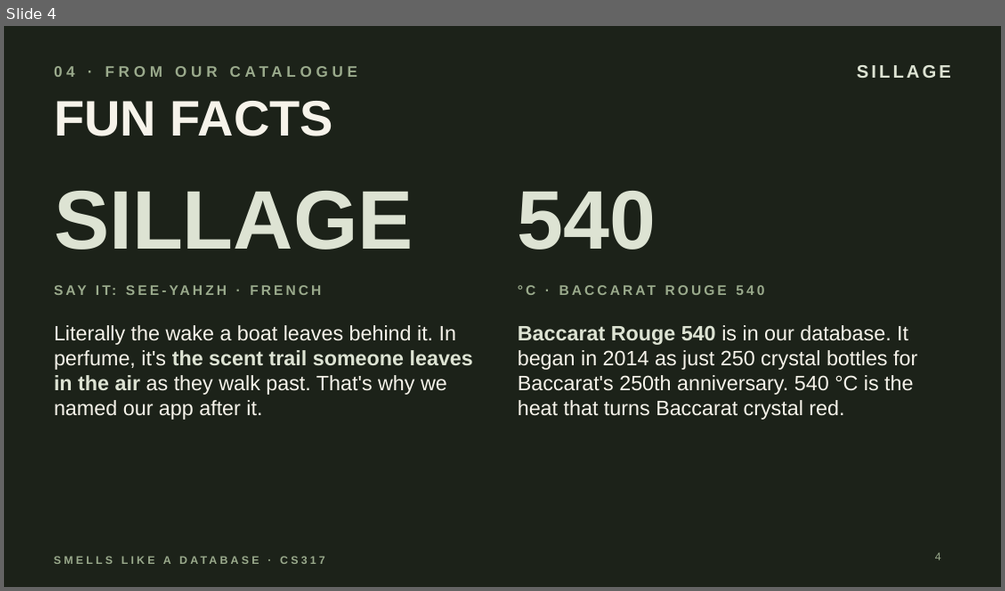
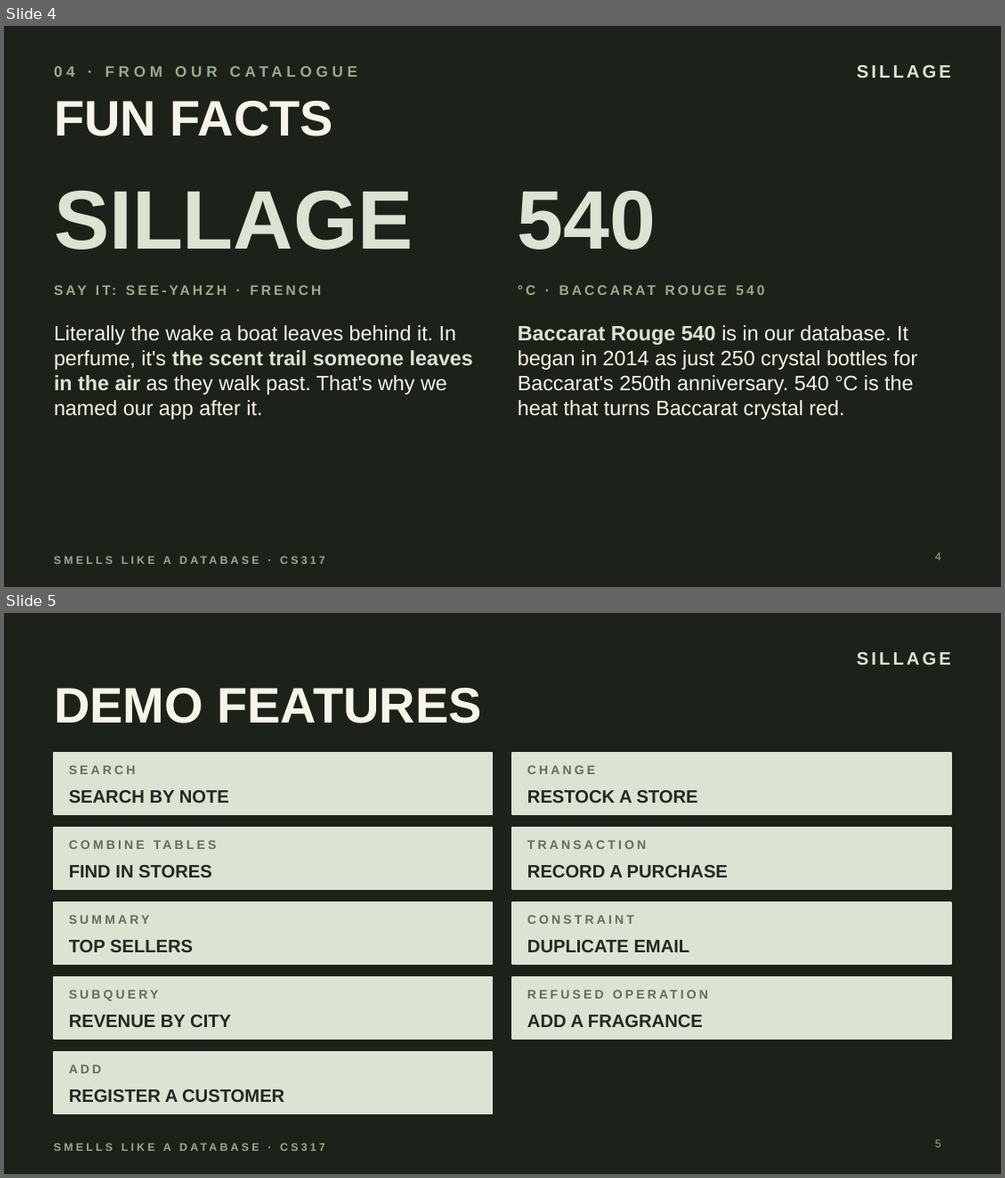
Before and after one commit to t-drape/Smells_Like_A_Database, a slide deck: CS317_Smells_Like_a_Database.pptx. Shown one above the other, each under a label of ours: slide 4 before the commit, slides 4 and 5 after it. The pictures are 1005x591 and 1005x1178 pixels, drawn with LibreOffice and Linux fonts; fonts in the diff are those of the drawing. Boxes give left, top, right and bottom in pixels: in the first picture for what was removed or moved away, otherwise in the second. Text is boxed around its words. In the diff, an @@ line names an element or a change of style, - is before the commit and + after.

```diff
--- a/CS317_Smells_Like_a_Database.pptx
+++ b/CS317_Smells_Like_a_Database.pptx
@@ slide 5 added at (4, 613, 1001, 1174), background #1C2219; not listed: 2 template elements that a slide beside it also shows @@
@@ title added at (54, 688, 481, 723), 36 pt, text #F6F3EA, bold @@
+DEMO FEATURES
@@ rectangle added at (54, 753, 493, 814), fill #DDE3D3, outline #DDE3D3 1 pt @@
@@ text added at (69, 765, 136, 774), 9 pt, text #5E6F55, bold @@
+SEARCH
@@ rectangle added at (512, 753, 951, 814), fill #DDE3D3, outline #DDE3D3 1 pt @@
@@ text added at (527, 765, 595, 774), 9 pt, text #5E6F55, bold @@
+CHANGE
@@ text added at (69, 790, 229, 803), 13 pt, text #23291F, bold @@
+SEARCH BY NOTE
@@ text added at (527, 790, 698, 803), 13 pt, text #23291F, bold @@
+RESTOCK A STORE
@@ rectangle added at (54, 827, 493, 889), fill #DDE3D3, outline #DDE3D3 1 pt @@
@@ text added at (69, 834, 477, 855), 9 pt, text #5E6F55, bold @@
+COMBINE TABLES
@@ rectangle added at (512, 827, 951, 889), fill #DDE3D3, outline #DDE3D3 1 pt @@
@@ text added at (527, 840, 646, 849), 9 pt, text #5E6F55, bold @@
+TRANSACTION
@@ text added at (69, 865, 212, 877), 13 pt, text #23291F, bold @@
+FIND IN STORES
@@ text added at (527, 865, 728, 877), 13 pt, text #23291F, bold @@
+RECORD A PURCHASE
@@ rectangle added at (54, 902, 493, 964), fill #DDE3D3, outline #DDE3D3 1 pt @@
@@ rectangle added at (512, 902, 951, 964), fill #DDE3D3, outline #DDE3D3 1 pt @@
@@ text added at (69, 915, 150, 924), 9 pt, text #5E6F55, bold @@
+SUMMARY
@@ text added at (527, 915, 634, 924), 9 pt, text #5E6F55, bold @@
+CONSTRAINT
@@ text added at (69, 940, 193, 952), 13 pt, text #23291F, bold @@
+TOP SELLERS
@@ text added at (527, 940, 690, 952), 13 pt, text #23291F, bold @@
+DUPLICATE EMAIL
@@ rectangle added at (54, 977, 493, 1038), fill #DDE3D3, outline #DDE3D3 1 pt @@
@@ rectangle added at (512, 977, 951, 1038), fill #DDE3D3, outline #DDE3D3 1 pt @@
@@ text added at (527, 983, 936, 1005), 9 pt, text #5E6F55, bold @@
+REFUSED OPERATION
@@ text added at (69, 989, 159, 1001), 9 pt, text #5E6F55, bold @@
+SUBQUERY
@@ text added at (69, 1014, 231, 1027), 13 pt, text #23291F, bold @@
+REVENUE BY CITY
@@ text added at (527, 1014, 703, 1027), 13 pt, text #23291F, bold @@
+ADD A FRAGRANCE
@@ rectangle added at (54, 1052, 493, 1113), fill #DDE3D3, outline #DDE3D3 1 pt @@
@@ text added at (69, 1064, 102, 1073), 9 pt, text #5E6F55, bold @@
+ADD
@@ text added at (69, 1089, 284, 1102), 13 pt, text #23291F, bold @@
+REGISTER A CUSTOMER
@@ page number added at (935, 1139, 941, 1147), 8 pt, text #9AAA8C @@
+5
```
Also in this commit, not shown: 9 other slides added.
